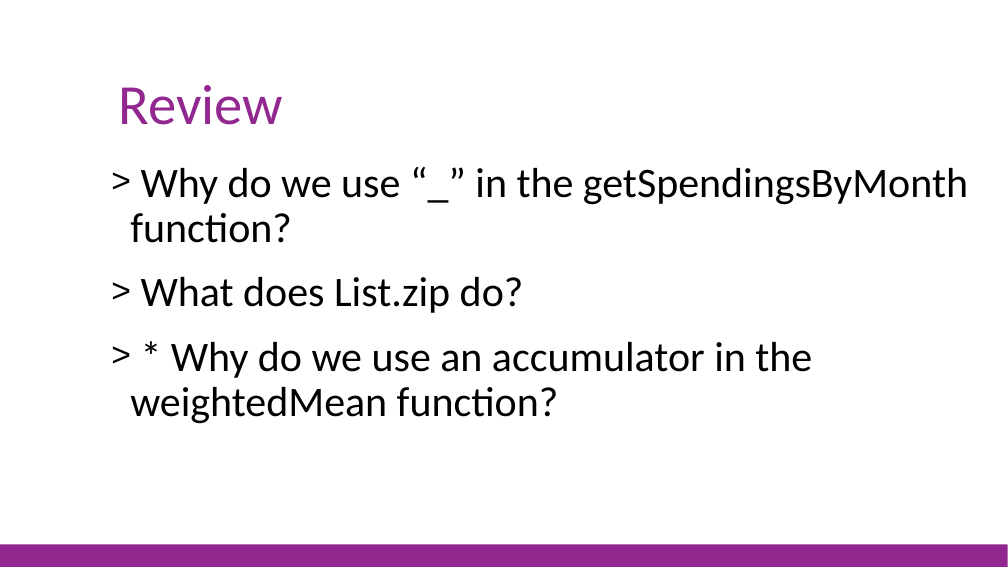
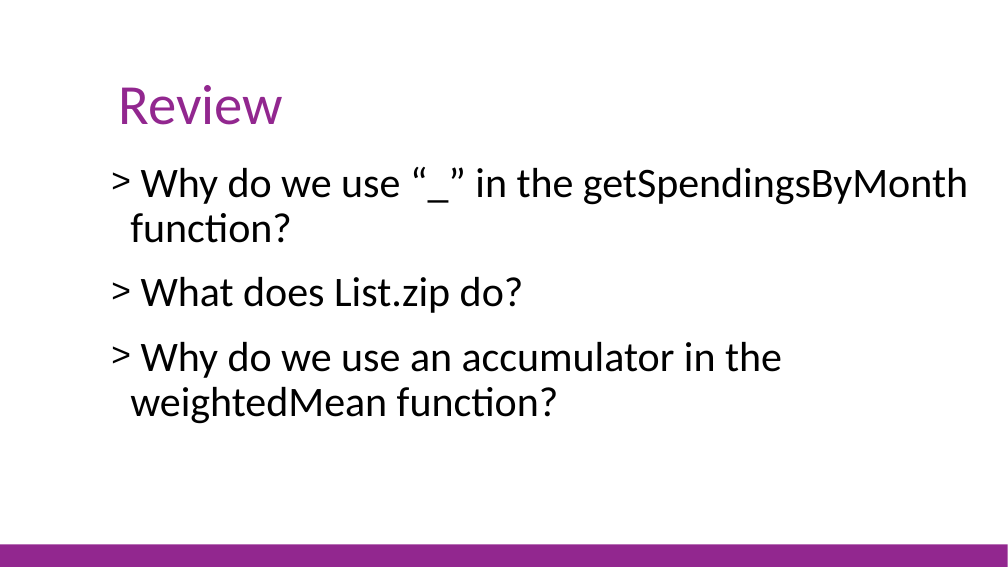
Before and after one commit to jorgef/fsharpworkshop, a slide deck: slide 72 of FSharpWorkshop_Slides.pptx. Drawn at 1008x567 pixels with LibreOffice and Linux fonts; fonts in the diff are those of the drawing. Boxes give left, top, right and bottom in pixels: in the first picture for what was removed or moved away, otherwise in the second. Text is boxed around its words. In the diff, an @@ line names an element or a change of style, - is before the commit and + after.

```diff
--- a/FSharpWorkshop_Slides.pptx
+++ b/FSharpWorkshop_Slides.pptx
@@ text at [130,342,782,424]: text changed @@
-> * Why do we use an accumulator in the weightedMean function?
+> Why do we use an accumulator in the weightedMean function?
```
Also in this commit, not shown: 14 other slides changed, 3 other files.
